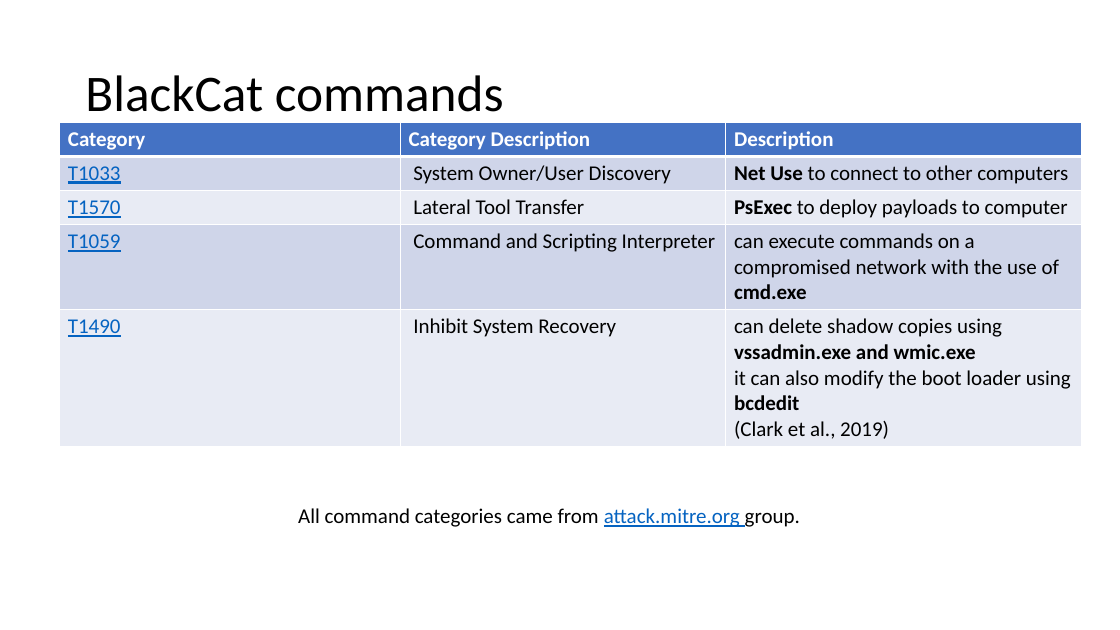
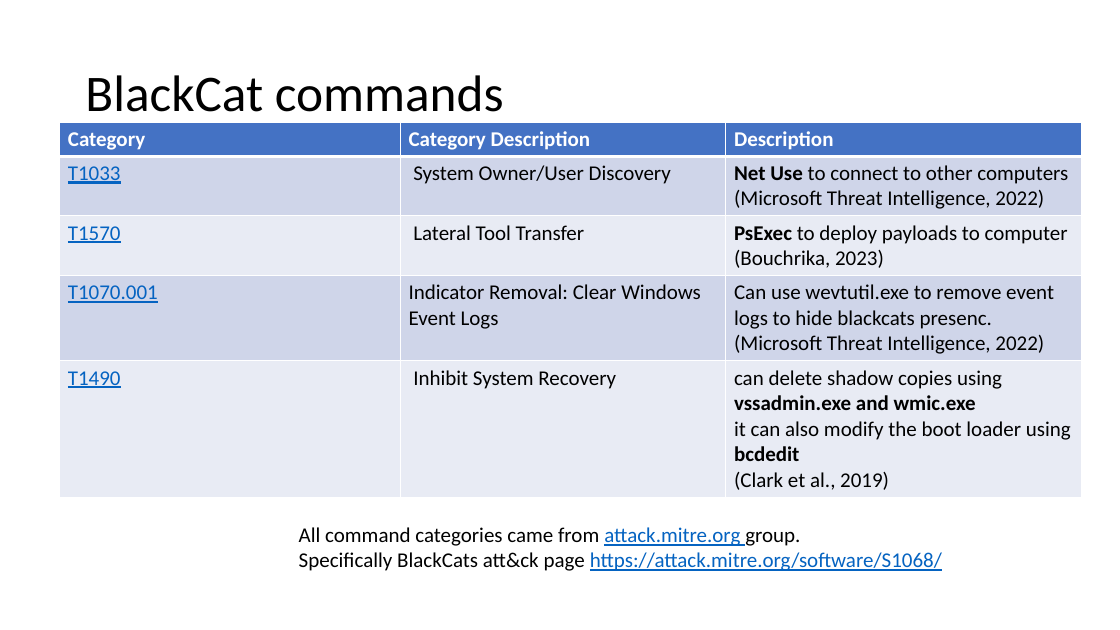
Before and after one commit to CHROME-PLATED-METRO-WOLF/attack, a slide deck: slide 2 of evidence.pptx. Drawn at 1120x630 pixels with LibreOffice and Linux fonts; fonts in the diff are those of the drawing. Boxes give left, top, right and bottom in pixels: in the first picture for what was removed or moved away, otherwise in the second. Text is boxed around its words. In the diff, an @@ line names an element or a change of style, - is before the commit and + after.

Commit message:
changed one command
Changed one of the commands to a more specific command.

```diff
--- a/evidence.pptx
+++ b/evidence.pptx
@@ table at (x1=60, y1=122, x2=1083, y2=494) @@
-row 2, column 3: Net Use to connect to other computers
+row 2, column 3: Net Use to connect to other computers (Microsoft Threat Intelligence, 2022)
-row 3, column 3: PsExec to deploy payloads to computer
+row 3, column 3: PsExec to deploy payloads to computer (Bouchrika, 2023)
-row 4: T1059 | Command and Scripting Interpreter | can execute commands on a compromised network with the use of cmd.exe
+row 4: T1070.001 | Indicator Removal: Clear Windows Event Logs | Can use wevtutil.exe to remove event logs to hide blackcats presenc. (Microsoft Threat Intelligence, 2022)
@@ text at (x1=299, y1=527, x2=942, y2=571): text changed @@
-All command categories came from attack.mitre.org group.
+All command categories came from attack.mitre.org group.
+Specifically BlackCats att&ck page https://attack.mitre.org/software/S1068/
```
Also in this commit, not shown: 1 other slide changed.
